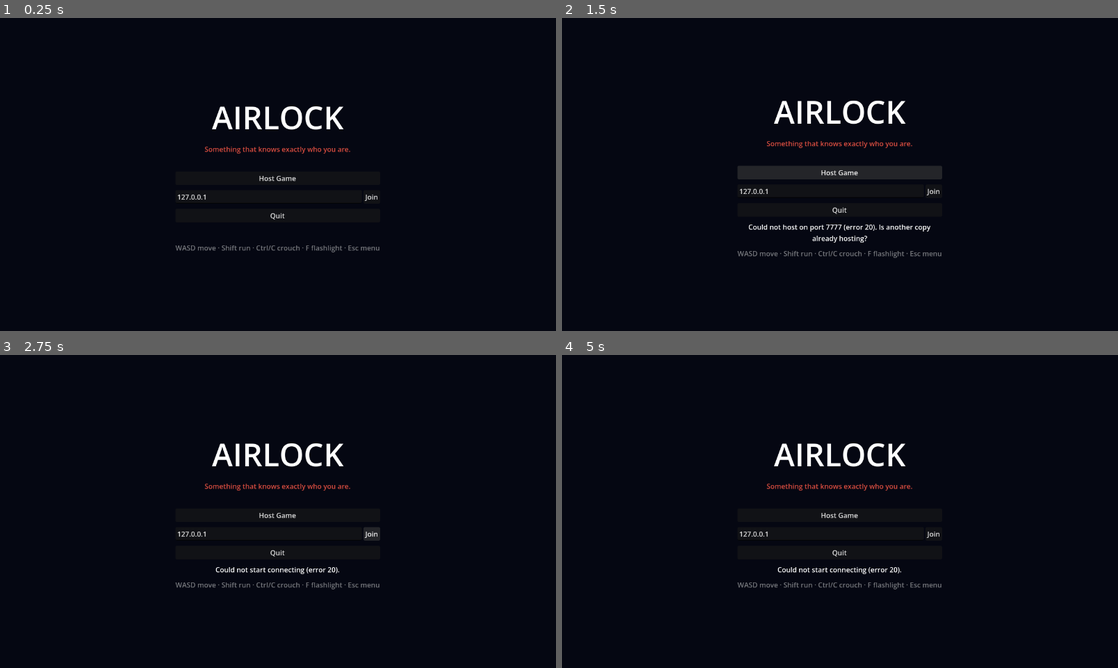
Above: before the commit, frames 1-4 (two rows, left to right).
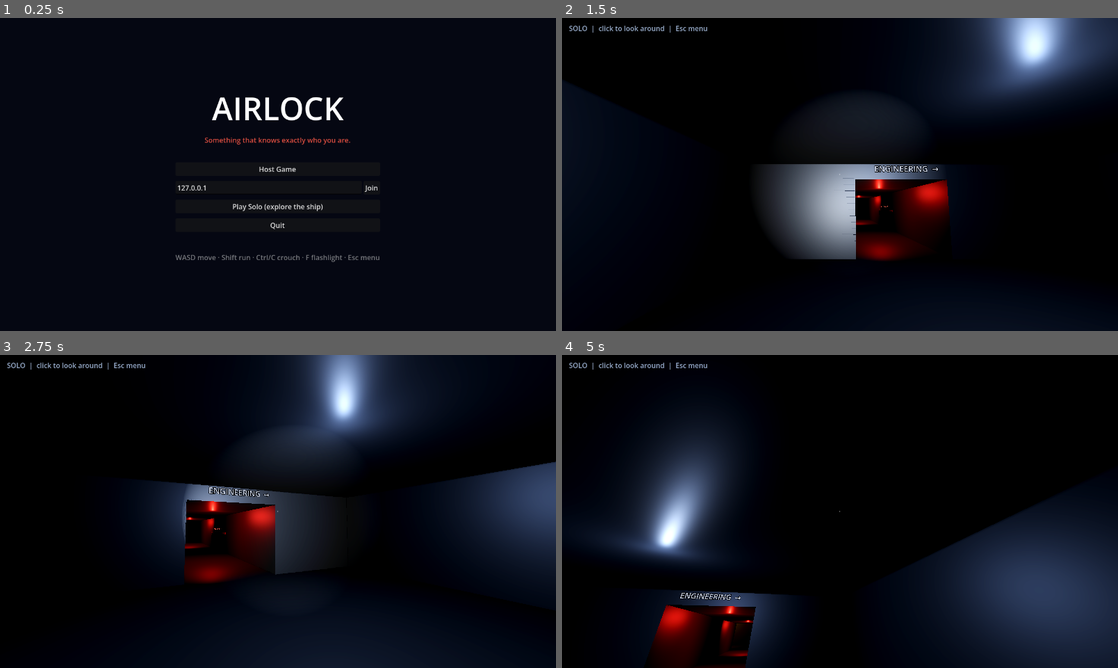
Above: after the commit, the same moments.

Repository: hotspotfufu/AIRLOCK
Game: Godot game, scene res://core/main.tscn
Same seed, same stepped clock (60 frames per second), same inputs: the game is played once before the commit and once after it.
Inputs (mouse positions are in pixels of both pictures, inside the frame that each line leads up to):
- Up to frame 1 (0.25 s): no input
- Up to frame 2 (1.5 s): click (840, 205) at 0.5 s, where only the run after the commit has a clickable "Play Solo (explore the ship)"; click (840, 177) at 1.25 s, where only the run before the commit has a clickable "Host Game"
- Up to frame 3 (2.75 s): click (372, 527) at 2 s, where only the run before the commit has a clickable "Join"
- Up to frame 4 (5 s): move the mouse to (962, 495) at 2.77 s; hold D (move_right) 2.78-3.53 s; hold Ctrl (crouch) 2.78-3.53 s; click (962, 495) at 2.92 s; move the mouse to (728, 527) at 3.52 s; hold S (move_back) 3.53-4.28 s; tap F (flashlight) at 3.6 s; click (728, 527) at 3.67 s; move the mouse to (895, 442) at 4.27 s; hold D (move_right) from 4.28 s (still down); tap E (interact) at 4.35 s; click (895, 442) at 4.42 s

The runs differ from the first frame. In frame 1, 2.6% of the frame differs, in the area x 31-69%, y 25-78%; in frame 2, 15%; in frame 3, 17%; in frame 4, 22%, in the area x 1-100%, y 2-100%.

Commit message:
Add files via upload

Diff:
--- a/core/main.gd
+++ b/core/main.gd
@@ -30,6 +30,7 @@
 
 	main_menu.host_requested.connect(_on_host_requested)
 	main_menu.join_requested.connect(_on_join_requested)
+	main_menu.solo_requested.connect(_on_solo_requested)
 	main_menu.quit_requested.connect(get_tree().quit)
 	pause_menu.resume_requested.connect(_close_pause_menu)
 	pause_menu.leave_requested.connect(_on_leave_requested)
@@ -39,16 +40,29 @@
 	NetworkManager.session_ended.connect(_on_session_ended)
 	NetworkManager.player_list_changed.connect(_refresh_status)
 
+	if not NetworkManager.networking_supported():
+		main_menu.set_network_available(false)
 	_show_main_menu("")
 	_handle_command_line.call_deferred()
 
 
 func _unhandled_input(event: InputEvent) -> void:
-	if event.is_action_pressed("pause") and NetworkManager.is_in_session():
+	if not NetworkManager.is_playing():
+		return
+	if event.is_action_pressed("pause"):
 		if pause_menu.visible:
 			_close_pause_menu()
 		else:
 			_open_pause_menu()
+		get_viewport().set_input_as_handled()
+	elif (
+		event is InputEventMouseButton
+		and event.pressed
+		and not pause_menu.visible
+		and Input.mouse_mode != Input.MOUSE_MODE_CAPTURED
+	):
+		# Browsers drop mouse lock (e.g. on Esc); a click takes it back.
+		Input.mouse_mode = Input.MOUSE_MODE_CAPTURED
 		get_viewport().set_input_as_handled()
 
 
@@ -80,6 +94,13 @@
 	if err != OK:
 		main_menu.set_message("Could not host on port %d (error %d). Is another copy already hosting?" % [NetworkManager.DEFAULT_PORT, err])
 		return
+	main_menu.hide()
+	change_level(FIRST_LEVEL)
+	_refresh_status()
+
+
+func _on_solo_requested() -> void:
+	NetworkManager.start_solo()
 	main_menu.hide()
 	change_level(FIRST_LEVEL)
 	_refresh_status()
@@ -146,6 +167,9 @@
 
 
 func _refresh_status() -> void:
+	if NetworkManager.is_solo:
+		status_label.text = "SOLO  |  click to look around  |  Esc menu"
+		return
 	if not NetworkManager.is_in_session():
 		status_label.text = ""
 		return
--- a/multiplayer/network_manager.gd
+++ b/multiplayer/network_manager.gd
@@ -30,13 +30,36 @@
 	multiplayer.peer_disconnected.connect(_on_peer_changed)
 
 
+## True when this build can host/join online sessions. False in browser
+## (web) builds: browsers can't open the raw UDP connections ENet uses.
+## Browser multiplayer needs a WebRTC/WebSocket transport (a later decision).
+func networking_supported() -> bool:
+	return not OS.has_feature("web") and ClassDB.class_exists("ENetMultiplayerPeer")
+
+
+## Solo mode: play the level alone with no network. Used by browser builds and
+## for quick single-player testing. The game logic still runs as "host"
+## (peer id 1), so everything written for multiplayer works unchanged.
+var is_solo := false
+
+
+func start_solo() -> void:
+	multiplayer.multiplayer_peer = OfflineMultiplayerPeer.new()
+	is_solo = true
+	player_list_changed.emit()
+
+
 ## Start a session on this machine. Returns OK or an Error code.
 func host(port: int = DEFAULT_PORT) -> Error:
-	var peer := ENetMultiplayerPeer.new()
-	var err := peer.create_server(port, MAX_PLAYERS - 1)  # host + 3 clients
+	if not networking_supported():
+		return ERR_UNAVAILABLE
+	# Created by name so browser builds (no ENet) still load this script.
+	var peer = ClassDB.instantiate("ENetMultiplayerPeer")
+	var err: Error = peer.create_server(port, MAX_PLAYERS - 1)  # host + 3 clients
 	if err != OK:
 		return err
 	multiplayer.multiplayer_peer = peer
+	is_solo = false
 	hosting_started.emit()
 	player_list_changed.emit()
 	return OK
@@ -44,21 +67,30 @@
 
 ## Start connecting to a host. Success/failure arrives later as a signal.
 func join(address: String, port: int = DEFAULT_PORT) -> Error:
-	var peer := ENetMultiplayerPeer.new()
-	var err := peer.create_client(address, port)
+	if not networking_supported():
+		return ERR_UNAVAILABLE
+	var peer = ClassDB.instantiate("ENetMultiplayerPeer")
+	var err: Error = peer.create_client(address, port)
 	if err != OK:
 		return err
 	multiplayer.multiplayer_peer = peer
+	is_solo = false
 	return OK
 
 
-## Leave the session (host: ends it for everyone).
+## Leave the session (host: ends it for everyone) or stop solo play.
 func leave() -> void:
 	var peer := multiplayer.multiplayer_peer
 	if peer != null and not (peer is OfflineMultiplayerPeer):
 		peer.close()
 	multiplayer.multiplayer_peer = OfflineMultiplayerPeer.new()
+	is_solo = false
 	player_list_changed.emit()
+
+
+## True while in a level: online session or solo.
+func is_playing() -> bool:
+	return is_solo or is_in_session()
 
 
 func is_in_session() -> bool:
--- a/project.godot
+++ b/project.godot
@@ -1,5 +1,6 @@
 ; Engine configuration file.
-; AIRLOCK — target engine: Godot 4.7.x (Forward+ renderer).
+; AIRLOCK — target engine: Godot 4.7.x (Compatibility renderer: required for
+; browser/itch.io builds, and runs on weaker PCs).
 ; Input actions are registered in code by core/input_setup.gd so they live in
 ; one readable file instead of serialized InputEvent blobs here.
 
@@ -10,7 +11,7 @@
 config/name="AIRLOCK"
 config/description="Cooperative sci-fi survival horror for four players."
 run/main_scene="res://core/main.tscn"
-config/features=PackedStringArray("4.7", "Forward Plus")
+config/features=PackedStringArray("4.7", "GL Compatibility")
 config/icon="res://icon.svg"
 
 [autoload]
@@ -39,4 +40,6 @@
 
 [rendering]
 
+renderer/rendering_method="gl_compatibility"
+renderer/rendering_method.mobile="gl_compatibility"
 anti_aliasing/quality/msaa_3d=1
--- a/ui/main_menu.gd
+++ b/ui/main_menu.gd
@@ -5,11 +5,13 @@
 
 signal host_requested
 signal join_requested(address: String)
+signal solo_requested
 signal quit_requested
 
 @onready var _host_button: Button = $Center/Panel/HostButton
 @onready var _join_button: Button = $Center/Panel/JoinRow/JoinButton
 @onready var _address_edit: LineEdit = $Center/Panel/JoinRow/AddressEdit
+@onready var _solo_button: Button = $Center/Panel/SoloButton
 @onready var _quit_button: Button = $Center/Panel/QuitButton
 @onready var _message: Label = $Center/Panel/Message
 
@@ -18,7 +20,10 @@
 	_host_button.pressed.connect(host_requested.emit)
 	_join_button.pressed.connect(_on_join_pressed)
 	_address_edit.text_submitted.connect(func(_t: String) -> void: _on_join_pressed())
+	_solo_button.pressed.connect(solo_requested.emit)
 	_quit_button.pressed.connect(quit_requested.emit)
+	if OS.has_feature("web"):
+		_quit_button.hide()  # a browser tab can't quit itself
 
 
 func set_message(text: String) -> void:
@@ -26,9 +31,20 @@
 
 
 func set_busy(busy: bool) -> void:
-	_host_button.disabled = busy
-	_join_button.disabled = busy
-	_address_edit.editable = not busy
+	var online := NetworkManager.networking_supported()
+	_host_button.disabled = busy or not online
+	_join_button.disabled = busy or not online
+	_address_edit.editable = online and not busy
+	_solo_button.disabled = busy
+
+
+## Browser builds: online play isn't available yet, only solo.
+func set_network_available(available: bool) -> void:
+	_host_button.disabled = not available
+	_join_button.disabled = not available
+	_address_edit.editable = available
+	if not available:
+		_host_button.text = "Host Game (desktop build only)"
 
 
 func _on_join_pressed() -> void:
--- a/ui/main_menu.tscn
+++ b/ui/main_menu.tscn
@@ -66,6 +66,10 @@
 layout_mode = 2
 text = "Join"
 
+[node name="SoloButton" type="Button" parent="Center/Panel"]
+layout_mode = 2
+text = "Play Solo (explore the ship)"
+
 [node name="QuitButton" type="Button" parent="Center/Panel"]
 layout_mode = 2
 text = "Quit"
Not shown, added: export_presets.cfg
